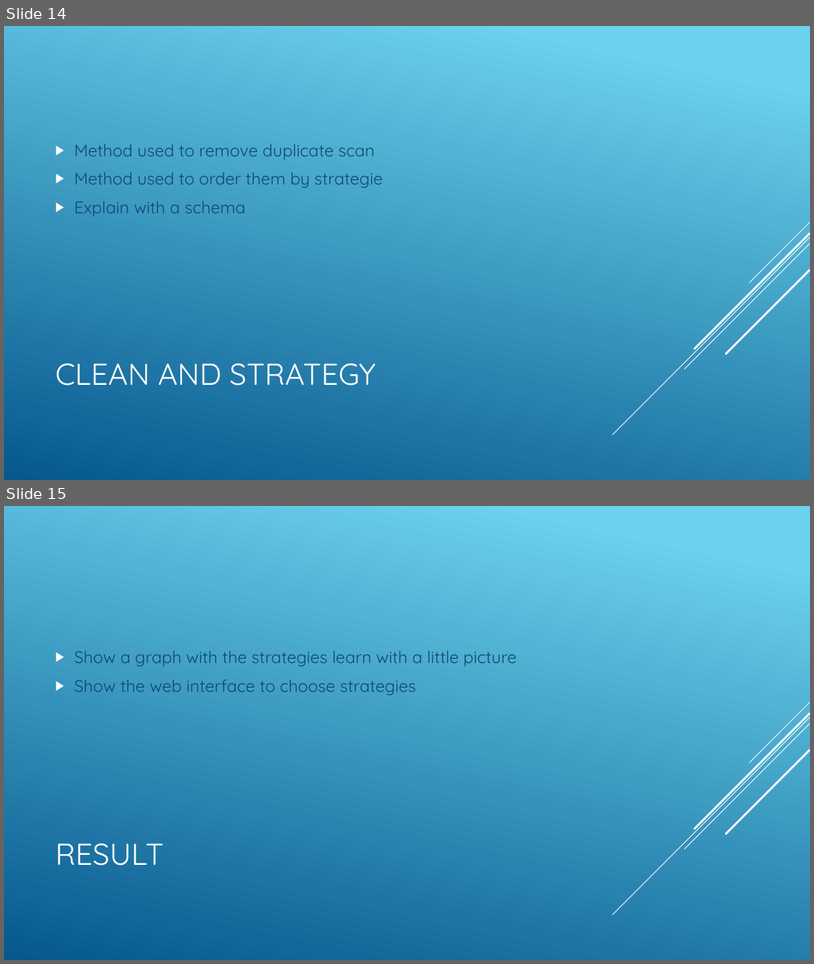
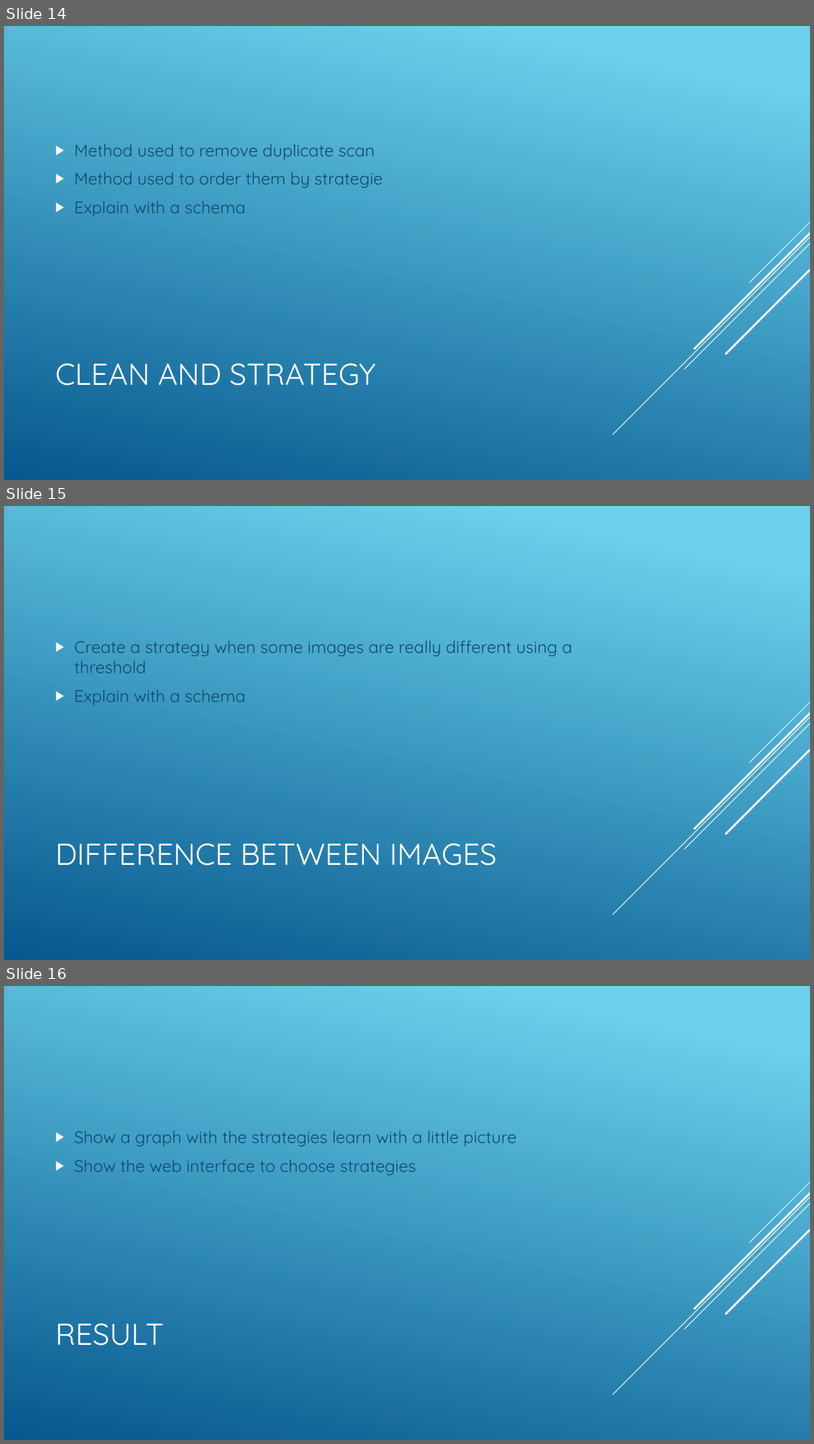
Before and after one commit to jnguyen1192/SIA, a slide deck: SAI_presentation.pptx. Shown one above the other, each under a label of ours: slides 14 and 15 before the commit, slides 14, 15 and 16 after it. The pictures are 814x964 and 814x1444 pixels, drawn with LibreOffice and Linux fonts; fonts in the diff are those of the drawing. Boxes give left, top, right and bottom in pixels: in the first picture for what was removed or moved away, otherwise in the second. Text is boxed around its words. In the diff, an @@ line names an element or a change of style, - is before the commit and + after.

Commit message:
#12 Difference between images added on slides

```diff
--- a/SAI_presentation.pptx
+++ b/SAI_presentation.pptx
@@ slide 15 added at bbox=[4, 506, 810, 960], background gradient #6ED2EB to #06588E; not listed: 5 template elements that a slide beside it also shows @@
@@ text added at bbox=[75, 641, 573, 705], 20 pt, text #0F496F @@
+▶ Create a strategy when some images are really different using a threshold
+▶ Explain with a schema
@@ title added at bbox=[55, 843, 497, 865], 36 pt, text #FFFFFF @@
+DIFFERENCE BETWEEN IMAGES
@@ what was slide 15 is now slide 16 @@
```
